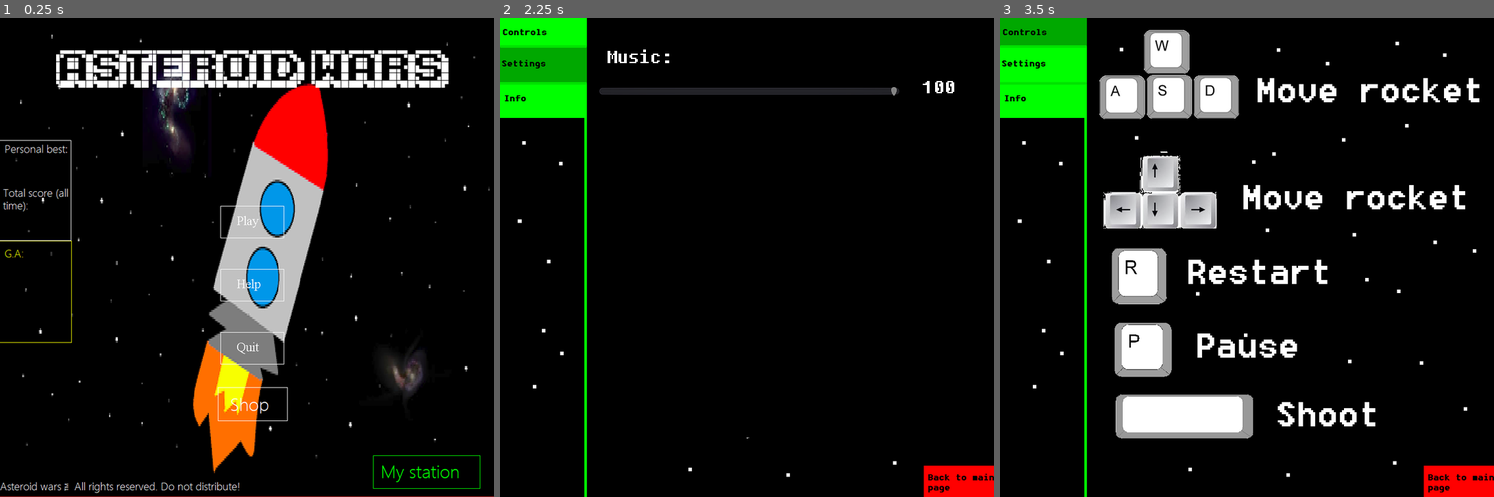
Above: before the commit, frames 1-3 (left to right).
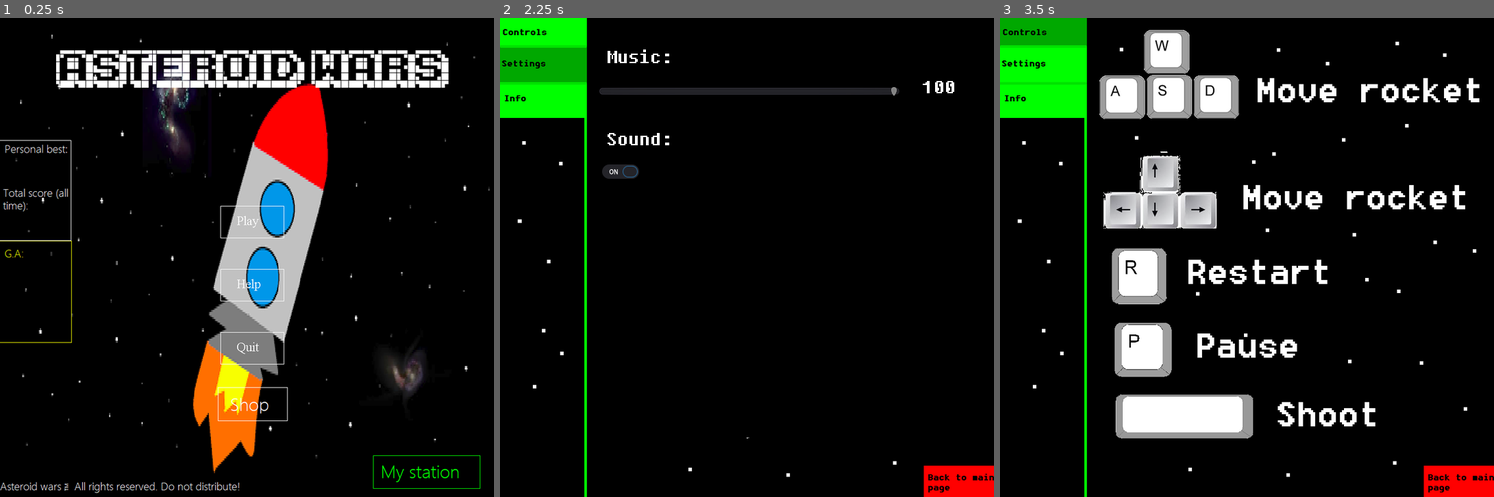
Above: after the commit, the same moments.

Repository: muhdsalm/AsteroidWars2.0
Game: Godot game, scene res://Scenes/Main Menu.tscn
Two runs of this game, one before a commit and one after it. Both use one fixed random seed, a clock stepped at 60 frames per second and the inputs below.
Inputs (mouse positions are in pixels of both pictures, inside the frame that each line leads up to):
- Up to frame 1 (0.25 s): no input
- Up to frame 2 (2.25 s): click (751, 286) at 0.5 s; click (544, 32) at 1.25 s; click (544, 65) at 2 s
- Up to frame 3 (3.5 s): click (1044, 32) at 2.75 s

The runs differ from the first frame. In frame 1, 0.1% of the frame differs, in the area x 0-100%, y 99-100%; in frame 2, 0.3%, in the area x 20-35%, y 24-34%; in frame 3, nothing differs.

Commit message:
Polishing
> Added Pause Screen
> Made the asteroids truly random: They were random, but every time the
game was played the asteroids spawned at the same places. It is fixed
now
> If you click the settings menu from the pause screen, it doesn't
delete all your progress
> Added music volume bar to settings
> Added option to turn sfx on or off in settings
> Added click sound effect to buttons
> Added explosion sound effect to game over screen
> Made game over screen points counter go faster the more the score is

Known issues:

> game over screen points counter may be too fast
> If, in the pause screen settings menu, you turn off sound, sound will
keep still be on while you remain in the pause menu. However, if you
exit the pause menu (either to go back to the main menu or play the
game) then sound will turn off. The same happenes vice versa

Diff:
--- a/V4/Assets/Bullet.gd
+++ b/V4/Assets/Bullet.gd
@@ -10,7 +10,9 @@
 
 # Called when the node enters the scene tree for the first time.
 func _ready():
-	$AudioStreamPlayer.play()
+
+	if MusicAutoLoad.sound:
+		$AudioStreamPlayer.play()
 
 
 # Called every frame. 'delta' is the elapsed time since the previous frame.
--- a/V4/Assets/Bullet.tscn
+++ b/V4/Assets/Bullet.tscn
@@ -23,4 +23,4 @@
 
 [node name="AudioStreamPlayer" type="AudioStreamPlayer" parent="."]
 stream = ExtResource( 3 )
-volume_db = -20.0
+volume_db = -5.0
--- a/V4/Assets/Default Rocket.gd
+++ b/V4/Assets/Default Rocket.gd
@@ -56,5 +56,5 @@
 
 
 func _on_Area2D_body_entered(body):
+
 	get_tree().change_scene("res://Scenes/GameOver.tscn")
-	print("CRASH#D")
--- a/V4/Assets/Default Rocket.tscn
+++ b/V4/Assets/Default Rocket.tscn
@@ -17,6 +17,7 @@
 shape = SubResource( 1 )
 
 [node name="Area2D" type="Area2D" parent="."]
+pause_mode = 2
 collision_layer = 4
 collision_mask = 4
 
--- a/V4/AutoLoads/MusicAutoLoad.gd
+++ b/V4/AutoLoads/MusicAutoLoad.gd
@@ -7,6 +7,7 @@
 var menu_music = load("res://res/sound/menu music/game.menu.music.2.ogg")
 var menu_music_playing = false
 var music_volume = 0
+var sound = true
 
 # Called when the node enters the scene tree for the first time.
 func _ready():
@@ -14,8 +15,12 @@
 
 
 # Called every frame. 'delta' is the elapsed time since the previous frame.
-#func _process(delta):
-#	pass
+func _process(delta):
+	print(sound)
+	$MenuMusic.volume_db = music_volume
+	if music_volume == -35:
+		$MenuMusic.volume_db = -100
+	print($MenuMusic.volume_db)
 
 func StartMusic():
 	$MenuMusic.stream = menu_music
@@ -25,9 +30,9 @@
 	$MenuMusic.stop()
 	menu_music_playing = false
 func keep_music_looping():
-	$MenuMusic.volume_db = music_volume
-	if music_volume == -35:
-		$MenuMusic.volume_db = -100
-	print($MenuMusic.volume_db)
 	if $MenuMusic.playing == false:
 		$MenuMusic.play()
+
+func Click():
+	if sound:
+		$Click.play()
--- a/V4/AutoLoads/MusicAutoLoad.tscn
+++ b/V4/AutoLoads/MusicAutoLoad.tscn
@@ -1,8 +1,12 @@
-[gd_scene load_steps=2 format=2]
+[gd_scene load_steps=3 format=2]
 
 [ext_resource path="res://AutoLoads/MusicAutoLoad.gd" type="Script" id=1]
+[ext_resource path="res://res/sound/sound effects/game.sound.click.wav" type="AudioStream" id=2]
 
 [node name="Node" type="Node"]
 script = ExtResource( 1 )
 
 [node name="MenuMusic" type="AudioStreamPlayer" parent="."]
+
+[node name="Click" type="AudioStreamPlayer" parent="."]
+stream = ExtResource( 2 )
--- /dev/null
+++ b/V4/Scenes/Click.gd
@@ -0,0 +1,20 @@
+extends AudioStreamPlayer
+
+
+# Declare member variables here. Examples:
+# var a = 2
+# var b = "text"
+
+
+# Called when the node enters the scene tree for the first time.
+func _ready():
+	pass # Replace with function body.
+
+
+# Called every frame. 'delta' is the elapsed time since the previous frame.
+#func _process(delta):
+#	pass
+
+
+func _on_Click_finished():
+	get_tree().paused = false
--- a/V4/Scenes/GameOver.gd
+++ b/V4/Scenes/GameOver.gd
@@ -11,6 +11,9 @@
 
 # Called when the node enters the scene tree for the first time.
 func _ready():
+
+	if MusicAutoLoad.sound:
+		$CrashSound.play()
 
 	if PointSystem.points > PointSystem.bestScore:
 		PointSystem.bestScore = PointSystem.points
@@ -59,6 +62,8 @@
 
 func _on_Button_button_down():
 
+	MusicAutoLoad.Click()
+
 	PointSystem.points = 0
 	PointSystem.asteroidsDefeated = 0
 	PointSystem.spawnDelay = 1000
--- a/V4/Scenes/GameOver.tscn
+++ b/V4/Scenes/GameOver.tscn
@@ -1,8 +1,9 @@
-[gd_scene load_steps=10 format=2]
+[gd_scene load_steps=11 format=2]
 
 [ext_resource path="res://res/UI/game_over_page_small.png" type="Texture" id=1]
 [ext_resource path="res://Scenes/GameOver.gd" type="Script" id=2]
 [ext_resource path="res://res/fonts/fixedsys.ttf" type="DynamicFontData" id=3]
+[ext_resource path="res://res/sound/sound effects/game.sound.rocket.explode.wav" type="AudioStream" id=4]
 
 [sub_resource type="StyleBoxEmpty" id=1]
 
@@ -65,4 +66,7 @@
 custom_fonts/font = SubResource( 6 )
 text = "0"
 
+[node name="CrashSound" type="AudioStreamPlayer" parent="."]
+stream = ExtResource( 4 )
+
 [connection signal="button_down" from="Button" to="." method="_on_Button_button_down"]
--- a/V4/Scenes/Help_Controls.gd
+++ b/V4/Scenes/Help_Controls.gd
@@ -12,29 +12,29 @@
 
 
 # Called every frame. 'delta' is the elapsed time since the previous frame.
-func _process(delta):
-	MusicAutoLoad.keep_music_looping()
+#func _process(delta):
+#	MusicAutoLoad.keep_music_looping()
 
 
 func _on_BackToMainPageButton_pressed():
 	get_tree().paused = false
+	MusicAutoLoad.Click()
 	get_tree().change_scene("res://Scenes/Main Menu.tscn")
 
 
 func _on_InfoButton_pressed():
 	get_tree().paused = false
+	MusicAutoLoad.Click()
 	get_tree().change_scene("res://Scenes/Help_Info.tscn")
 
 
 func _on_SettingsButton_pressed():
 	get_tree().paused = false
+	MusicAutoLoad.Click()
 	get_tree().change_scene("res://Scenes/Help_Settings.tscn")
 
 
 func _on_ControlsButton_button_down():
 	get_tree().paused = false
+
 	get_tree().change_scene("res://Scenes/Help_Controls.tscn")
-
-func _notification(what):
-	if what == MainLoop.NOTIFICATION_CRASH:
-		pass
--- a/V4/Scenes/Help_Settings.tscn
+++ b/V4/Scenes/Help_Settings.tscn
@@ -106,6 +106,21 @@
 custom_fonts/font = SubResource( 6 )
 text = "0"
 
+[node name="SoundIsOn" type="CheckButton" parent="VolumeSettings"]
+margin_left = 139.0
+margin_top = 205.0
+margin_right = 215.0
+margin_bottom = 245.0
+pressed = true
+
+[node name="Sound" type="Label" parent="VolumeSettings"]
+margin_left = 155.0
+margin_top = 160.0
+margin_right = 251.0
+margin_bottom = 192.0
+custom_fonts/font = SubResource( 6 )
+text = "Sound:"
+
 [connection signal="button_down" from="ControlsButton" to="." method="_on_ControlsButton_button_down"]
 [connection signal="button_down" from="SettingsButton" to="." method="_on_SettingsButton_pressed"]
 [connection signal="pressed" from="SettingsButton" to="." method="_on_SettingsButton_pressed"]
--- a/V4/Scenes/Main Menu.gd
+++ b/V4/Scenes/Main Menu.gd
@@ -15,21 +15,27 @@
 
 # Called every frame. 'delta' is the elapsed time since the previous frame.
 func _process(delta):
-	MusicAutoLoad.keep_music_looping()
+	pass
 
 
 
 func _on_PlayButton_pressed():
+	MusicAutoLoad.Click()
 	get_tree().change_scene("res://Scenes/Man Scene.tscn")
 
 
 func _on_HelpButton_pressed():
+	MusicAutoLoad.Click()
+
+
 	get_tree().change_scene("res://Scenes/Help_Controls.tscn")
 
 
 func _on_QuitButton_pressed():
+	MusicAutoLoad.Click()
 	get_tree().quit(0)
 
 
 func _on_MyStationButton_button_down():
+	MusicAutoLoad.Click()
 	get_tree().change_scene("res://Scenes/MyStation.tscn")
--- a/V4/Scenes/Main Menu.tscn
+++ b/V4/Scenes/Main Menu.tscn
@@ -43,9 +43,6 @@
 custom_styles/focus = SubResource( 3 )
 custom_styles/disabled = SubResource( 4 )
 custom_styles/normal = SubResource( 5 )
-__meta__ = {
-"_edit_use_anchors_": false
-}
 
 [node name="QuitButton" type="Button" parent="."]
 margin_left = 322.0
@@ -89,8 +86,6 @@
 "_edit_use_anchors_": false
 }
 
-[node name="AudioStreamPlayer" type="AudioStreamPlayer" parent="."]
-
 [connection signal="button_down" from="PlayButton" to="." method="_on_PlayButton_pressed"]
 [connection signal="pressed" from="PlayButton" to="." method="_on_PlayButton_pressed"]
 [connection signal="button_down" from="HelpButton" to="." method="_on_HelpButton_pressed"]
--- a/V4/Scenes/MyStation.gd
+++ b/V4/Scenes/MyStation.gd
@@ -17,4 +17,5 @@
 
 
 func _on_Button_button_down():
+	MusicAutoLoad.Click()
 	get_tree().change_scene("res://Scenes/Main Menu.tscn")
--- a/V4/Scenes/Pause.gd
+++ b/V4/Scenes/Pause.gd
@@ -20,15 +20,20 @@
 
 func _on_Resume_button_down():
 	get_tree().paused = false
+
+	MusicAutoLoad.Click()
 	queue_free()
+	MusicAutoLoad.StopMusic()
 
 
 func _on_Settings_button_down():
 
+	MusicAutoLoad.Click()
 	$Node2D.visible = true
 
 
 func _on_LeaveGame_button_down():
 
+	MusicAutoLoad.Click()
 	get_tree().paused = false
 	get_tree().change_scene("res://Scenes/Main Menu.tscn")
--- a/V4/Scenes/VolumeSettings.gd
+++ b/V4/Scenes/VolumeSettings.gd
@@ -9,9 +9,11 @@
 # Called when the node enters the scene tree for the first time.
 func _ready():
 	$VolumeSlider.value = MusicAutoLoad.music_volume
+	$SoundIsOn.pressed = MusicAutoLoad.sound
 
 
 # Called every frame. 'delta' is the elapsed time since the previous frame.
 func _process(delta):
 	MusicAutoLoad.music_volume = $VolumeSlider.value
+	MusicAutoLoad.sound = $SoundIsOn.pressed
 	$MusicVolume.text = String(int( 100 - (($VolumeSlider.value / -1) / 0.35)))
--- a/V4/project.godot
+++ b/V4/project.godot
@@ -31,6 +31,7 @@
 
 physics=false
 "bg color"=false
+color=false
 
 [input]
 
@@ -81,5 +82,5 @@
 
 [rendering]
 
-environment/default_clear_color=Color( 0.623529, 0.129412, 0.129412, 1 )
+environment/default_clear_color=Color( 0, 0, 0, 1 )
 environment/default_environment="res://default_env.tres"
Not shown, changed: V4/export_presets.cfg
Not shown, added: V4/res/Intro for opening game/instrustion for intro.txt
Binary file added: V4/res/UI/my station UI/rocket icons to appear in my station 'my rockets' section/T.I.M.E._rocket-icon.png
Not shown, added: V4/res/UI/my station UI/rocket icons to appear in my station 'my rockets' section/T.I.M.E._rocket-icon.png.import
Binary file added: V4/res/UI/my station UI/rocket icons to appear in my station 'my rockets' section/U.S._military_rocket-icon.png
Not shown, added: V4/res/UI/my station UI/rocket icons to appear in my station 'my rockets' section/U.S._military_rocket-icon.png.import
Binary file added: V4/res/UI/my station UI/rocket icons to appear in my station 'my rockets' section/bullet-rocket-icon.png
Not shown, added: V4/res/UI/my station UI/rocket icons to appear in my station 'my rockets' section/bullet-rocket-icon.png.import
Binary file added: V4/res/UI/my station UI/rocket icons to appear in my station 'my rockets' section/lucky_military_rocket-icon.png
Not shown, added: V4/res/UI/my station UI/rocket icons to appear in my station 'my rockets' section/lucky_military_rocket-icon.png.import
Binary file added: V4/res/UI/my station UI/rocket icons to appear in my station 'my rockets' section/lucky_rocket-icon.png
Not shown, added: V4/res/UI/my station UI/rocket icons to appear in my station 'my rockets' section/lucky_rocket-icon.png.import
(and 108 more such lines)
